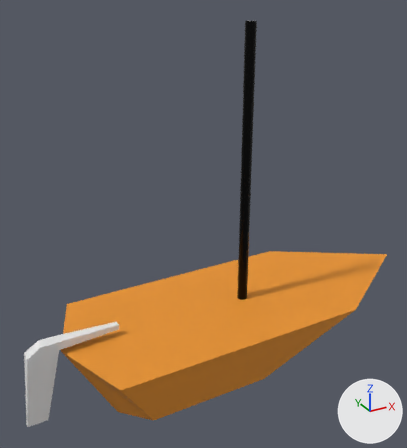
Renders of the Blender file boat.blend from each side of a commit.
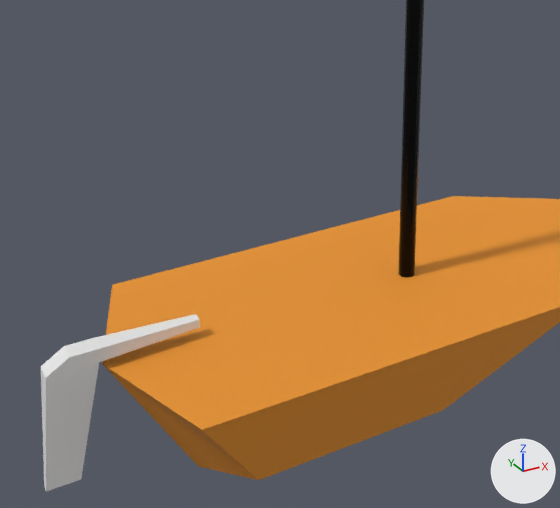
There are two pictures of each version: one whole from a 50 mm camera at (-6.81, -10.35, 8.2) aimed at (-0.94, 0.32, 2.86), one close up on the part from 0% to 82% of the width and 30% to 98% of the height. Lighting does not change. The marker at lower right points along +X, +Y and +Z. The older version's two pictures come first.

The older version as bpy lines, for what is in view:
```python
me_cube = bpy.data.meshes.new('Cube')
me_cube.from_pydata([(1.82, 2.12, 1.1), (1.1, 0.0, -0.67), (1.82, -3.98, 1.1), (1.1, -3.0, -0.67), (0.0, 1.76, -1.1), (0.0, -4.65, 1.1), (0.0, -3.47, -1.1), (0.0, 5.01, 1.1)], [], [(4, 1, 3, 6), (1, 0, 2, 3), (1, 4, 0), (3, 2, 5, 6), (0, 7, 5, 2), (0, 4, 7)])
me_cube.materials.append(mat_matcoque)  # orange #e79228
me_cube_001 = bpy.data.meshes.new('Cube.001')
me_cube_001.from_pydata(...)  # 20 vertices, 18 faces; spans x -6.52..-4.26, y -0.14..0.14, z -1.0..1.0
me_cylinder = bpy.data.meshes.new('Cylinder')
me_cylinder.from_pydata(...)  # a 16-sided cylinder along z spanning x -0.12..0.12, y -0.12..0.12, z -2.68..4.13
me_cylinder.materials.append(mat_matmat)  # black #000000
ob_barre = bpy.data.objects.new('Barre', me_cube_001)
ob_barre.location = (0.95, 0.0, 0.09)
ob_coque = bpy.data.objects.new('Coque', me_cube)
ob_coque.location = (0.0, 0.0, -0.34)
ob_coque.rotation_euler = (0.0, 0.0, -1.571)  # degrees (0, 0, -90)
_m = ob_coque.modifiers.new('Mirror', 'MIRROR')
ob_mat = bpy.data.objects.new('Mat', me_cylinder)
ob_mat.location = (0.0, 0.0, 3.23)
ob_mat.rotation_euler = (0.0, 0.0, 3.142)  # degrees (0, 0, 180)
```
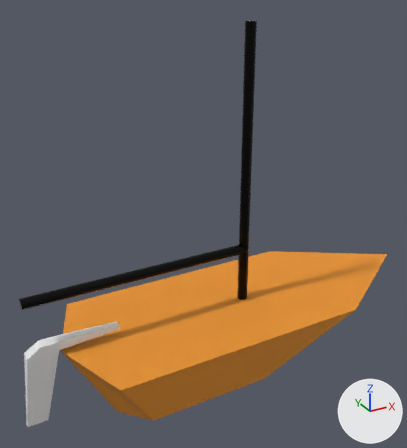
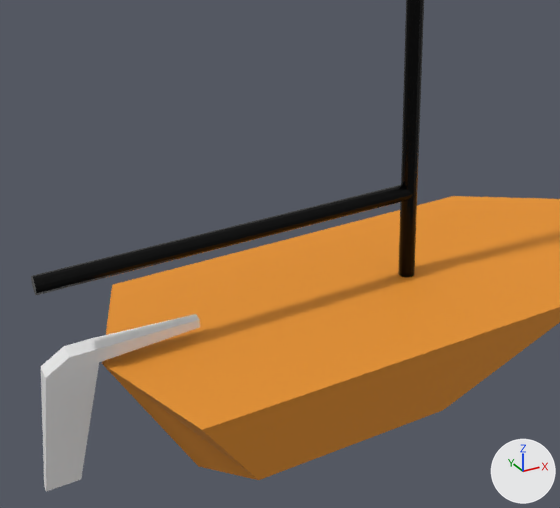
The edits, one by one:
Mesh me_cylinder_001 is new.
It has 32 vertices, 18 faces and spans x -0.12..0.12, y -0.12..0.12, z -2.68..2.68.
It uses material mat_matmat (black #000000).
Object 'Bome' (ob_bome) is new; it shows me_cylinder_001.
Its location is (-2.66, 0.0, 2.14).
Its rotation in degrees is (90, 0, -90).

Location of each change, (x1, y1, x2, y2) in pixels of the close-ups (560 x 508 px):
'Bome', added (black)
    after: (31, 185, 415, 295)
